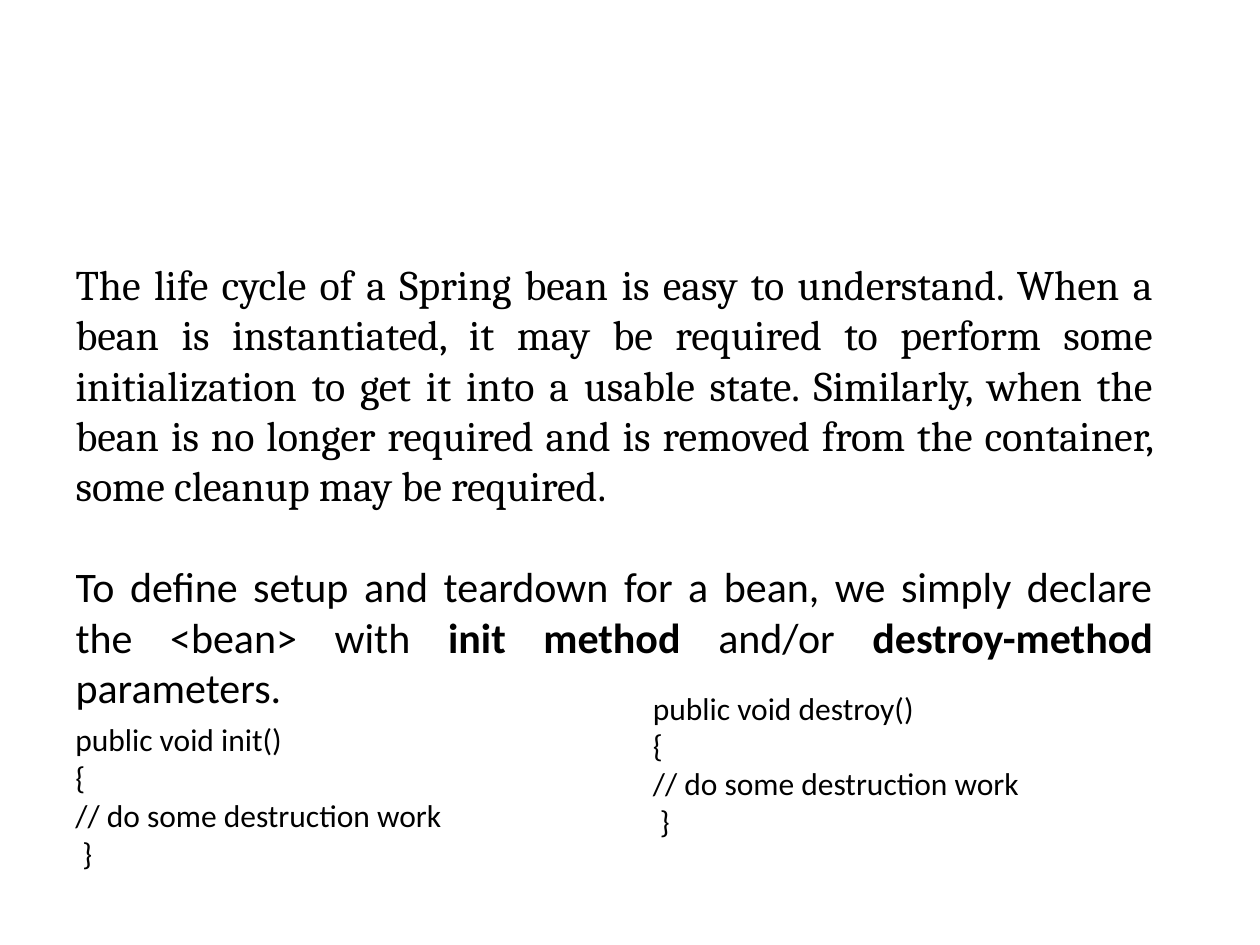
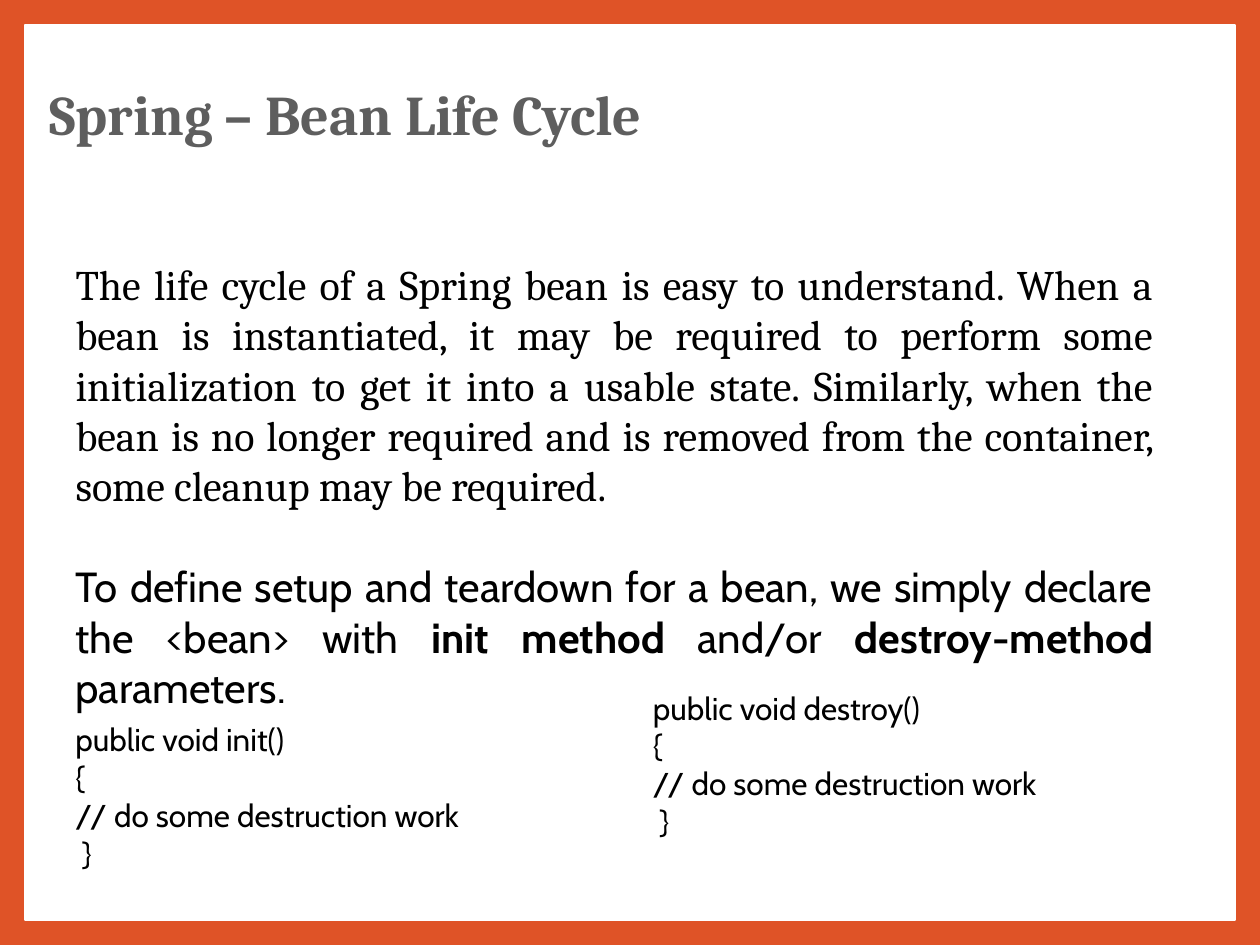
Before and after one commit to jrambasana/AJP2022-material, a slide deck: slide 33 of AJP Slides/AJP (01ce0502) - Unit 7 - Spring.pptx (slide 32 before the commit). Drawn at 1260x945 pixels with LibreOffice and Linux fonts; fonts in the diff are those of the drawing; background and template pictures are left out. Boxes give left, top, right and bottom in pixels: in the first picture for what was removed or moved away, otherwise in the second. Text is boxed around its words. In the diff, an @@ line names an element or a change of style, - is before the commit and + after.

```diff
--- a/AJP Slides/AJP (01ce0502) - Unit 7 - Spring.pptx
+++ b/AJP Slides/AJP (01ce0502) - Unit 7 - Spring.pptx
@@ background picture (left out) to #DF5327 @@
@@ rectangle added at bbox=[25, 25, 1235, 920], fill #FFFFFF, outline #FFFFFF 1 pt @@
@@ text "Spring – Bean Life Cycle": place and size @@
-text "Spring – Bean Life Cycle" at bbox=[0, 73, 567, 226]
+text "Spring – Bean Life Cycle" at bbox=[49, 95, 641, 148]
@@ text "Spring – Bean Life Cycle" at bbox=[49, 95, 641, 148]: size 22 to 32 pt, text colour #FFFFFF to #5E5E5E; alignment centre to left @@
@@ text at bbox=[76, 570, 1153, 713]: font Calibri to Cabin in "To define setup and teardown for a ..." @@
@@ text "public void destroy()" at bbox=[653, 696, 1036, 796]: font Calibri to Cabin @@
@@ text "public void init()" at bbox=[75, 727, 459, 828]: font Calibri to Cabin @@
```
Also in this commit, not shown: 46 other slides changed, 3 slides added, 2 slides removed, 17 other files.
